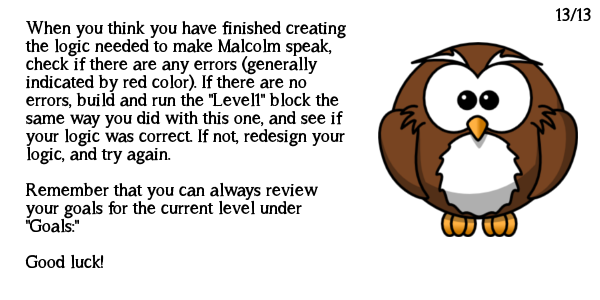
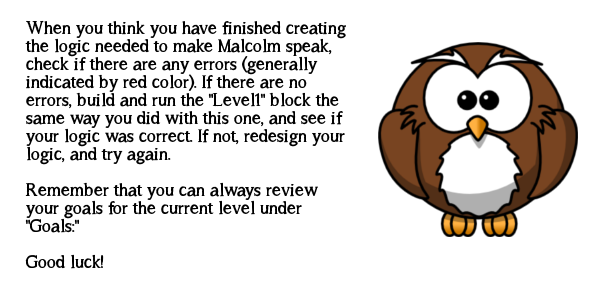
Layers edited between the first and the second 600×300 image:
painted on "13/13" over [556, 7, 591, 22]
